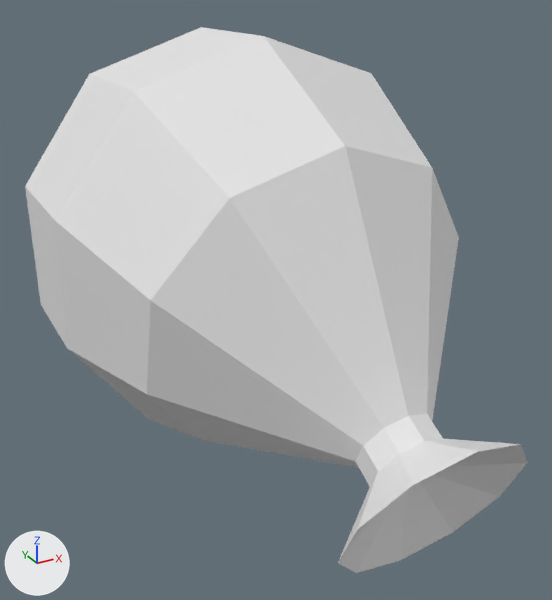
Renders of the FBX model JackiesLantern/Assets/GameAssets/Models/Level1Models/TrashBag4.fbx from each side of a commit.
Both versions are drawn from a camera (50 mm lens) standing at (-0.671, -1.204, 0.87) and looking at (-0.07, -0.11, 0.323). Arrows for +X, +Y and +Z are at lower left; the lights stay in place. Where no turn or scale is listed for an object, it has been applied to the vertices.

Objects in the first picture: 'Trashbag4'.
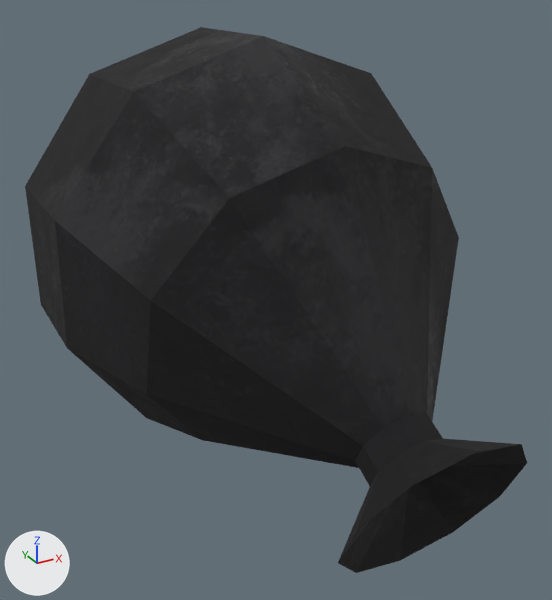
The newer file is also turned or shifted as a whole; pictures and numbers use the older file's frame.

The edits, one by one:
Picture 'TrashBag4_Base_color.png' (img_trashbag4_base_color_png) is new.
Picture 'TrashBag4_Roughness.png' (img_trashbag4_roughness_png) is new.
Material 'TrashBag4' (mat_trashbag4) is new.
Uses the picture img_trashbag4_base_color_png.
Uses the picture img_trashbag4_roughness_png.
me_mesh has 72 vertices, 140 faces and spans x -0.358..0.358, y -0.538..0.538, z -0.002..0.764.
me_mesh now uses material mat_trashbag4.

Pixel boxes [x1, y1, x2, y2] of what changed, in the pictures (552 x 600 px):
'Trashbag4', recoloured (white to black): [25, 27, 527, 573] in both
